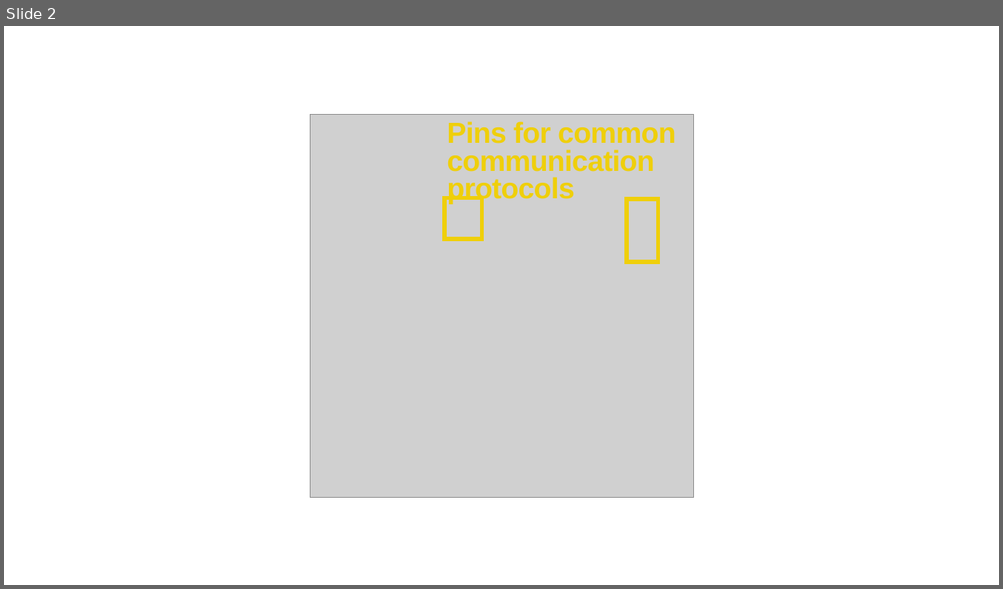
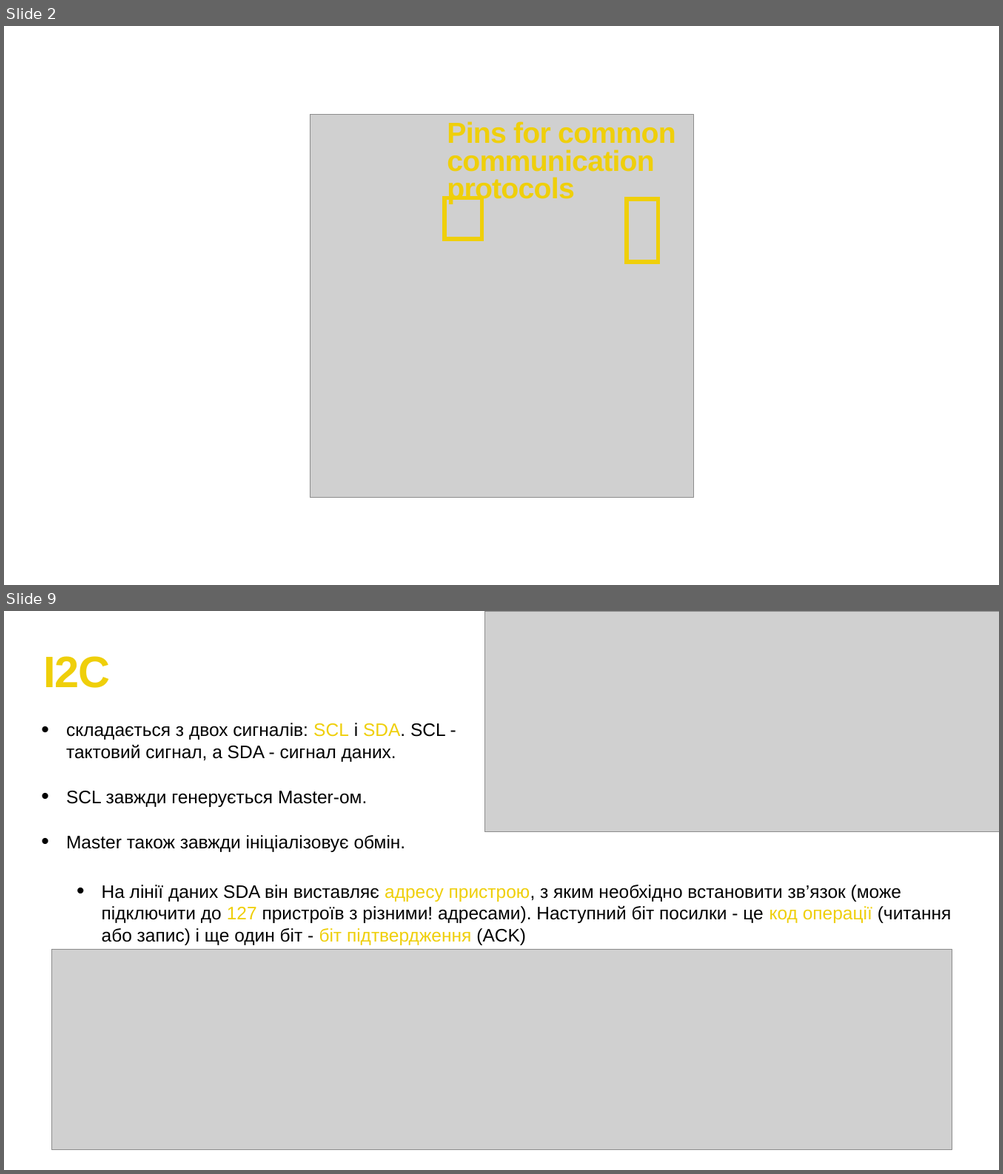
Before and after one commit to bohdanhlovatskyi/SummerCampPOC, a slide deck: Lesson 3/Lesson_3.pptx. Shown one above the other, each under a label of ours: slide 2 before the commit, slides 2 and 9 after it; the slides between them are not shown. The pictures are 1003x589 and 1003x1174 pixels, drawn with LibreOffice and Linux fonts; fonts in the diff are those of the drawing; grey boxes stand for pictures. Boxes give left, top, right and bottom in pixels: in the first picture for what was removed or moved away, otherwise in the second. Text is boxed around its words. In the diff, an @@ line names an element or a change of style, - is before the commit and + after.

```diff
--- a/Lesson 3/Lesson_3.pptx
+++ b/Lesson 3/Lesson_3.pptx
@@ slide 9 added at (4,611,999,1170), background #FFFFFF @@
@@ picture added at (484,612,999,832) @@
@@ text added at (43,656,110,688), 85 pt, text #EFCF0A, bold @@
+I2C
@@ text added at (66,723,446,852), 35 pt, text #000000 @@
+• складається з двох сигналів: SCL і SDA. SCL - тактовий сигнал, а SDA - сигнал даних.
+• SCL завжди генерується Master-ом.
+• Master також завжди ініціалізовує обмін.
@@ text added at (102,885,950,945), 35 pt, text #000000 @@
+  • На лінії даних SDA він виставляє адресу пристрою, з яким необхідно встановити зв’язок (може підключити до 127 пристроїв з різними! адресами). Наступний біт посилки - це код операції (читання або запис) і ще один біт - біт підтвердження (ACK)
@@ picture added at (51,949,951,1150) @@
```
Also in this commit, not shown: 1 slide changed, 12 other slides added, 6 slides removed, 4 other files.
